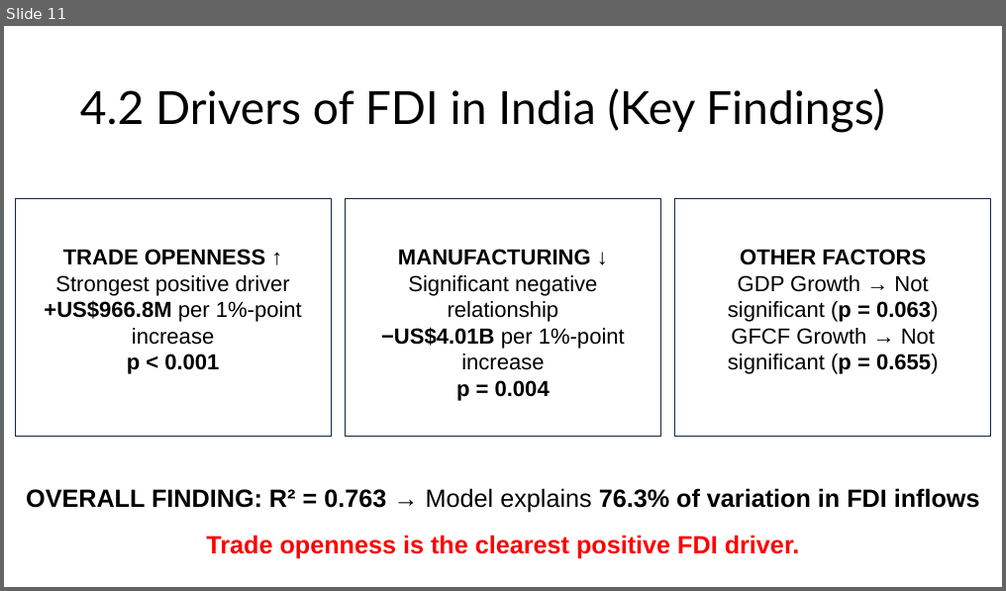
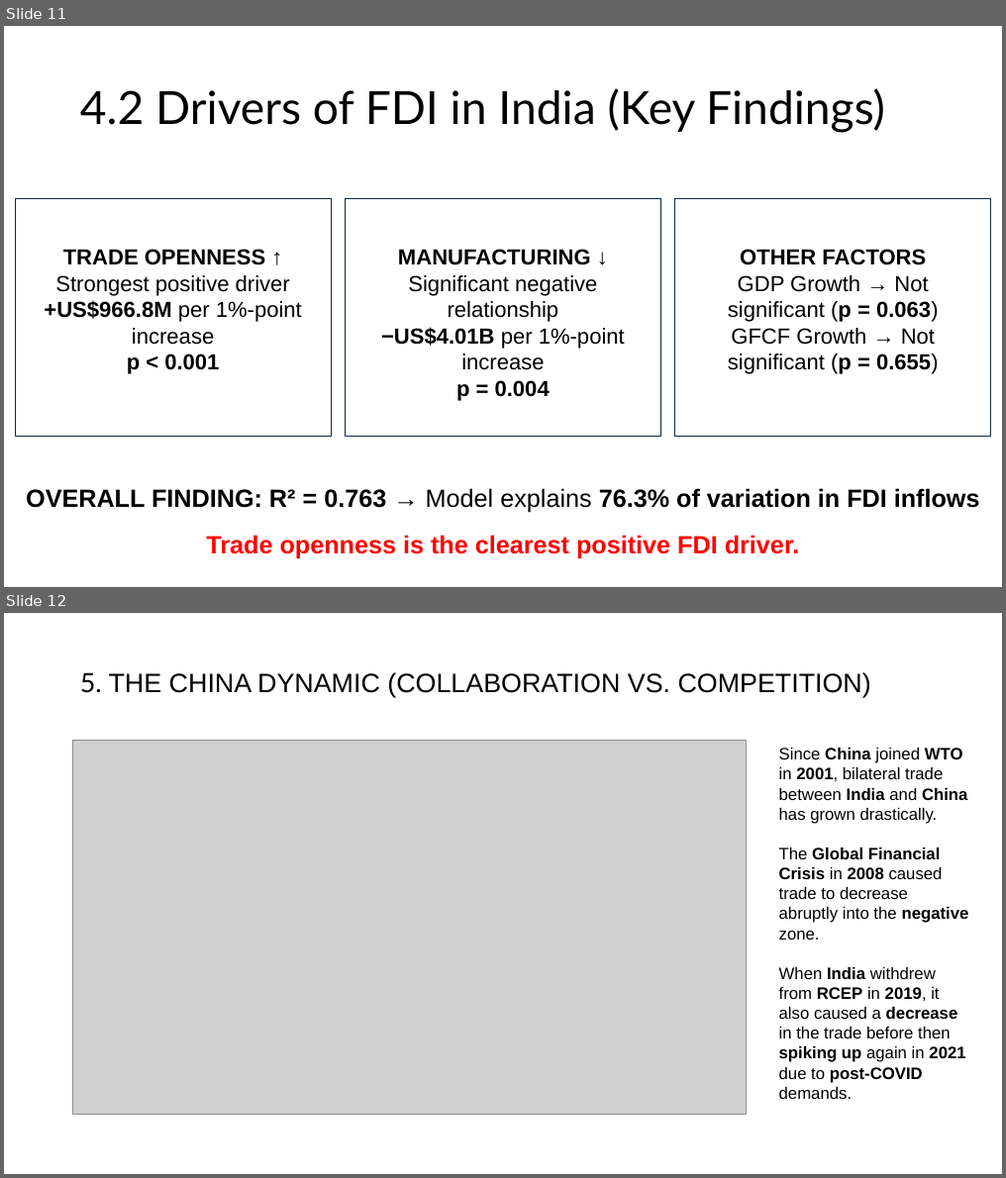
Before and after one commit to josephkohhh/SIM-UOW-Mods, a slide deck: ECON251/Assignment/T01_Group10_Presentation Slides.pptx. Shown one above the other, each under a label of ours: slide 11 before the commit, slides 11 and 12 after it. The pictures are 1006x591 and 1006x1178 pixels, drawn with LibreOffice and Linux fonts; fonts in the diff are those of the drawing; grey boxes stand for pictures. Boxes give left, top, right and bottom in pixels: in the first picture for what was removed or moved away, otherwise in the second. Text is boxed around its words. In the diff, an @@ line names an element or a change of style, - is before the commit and + after.

```diff
--- a/ECON251/Assignment/T01_Group10_Presentation Slides.pptx
+++ b/ECON251/Assignment/T01_Group10_Presentation Slides.pptx
@@ slide 12 added at (4, 613, 1002, 1174), background #FFFFFF @@
@@ title added at (80, 672, 871, 697), 25.6 pt, text #000000 @@
+5. THE CHINA DYNAMIC (COLLABORATION VS. COMPETITION)
@@ picture added at (73, 741, 746, 1115) @@
@@ text added at (779, 748, 969, 1099), 16 pt, text #000000 @@
+Since China joined WTO in 2001, bilateral trade between India and China has grown drastically.
+The Global Financial Crisis in 2008 caused trade to decrease abruptly into the negative zone.
+When India withdrew from RCEP in 2019, it also caused a decrease in the trade before then spiking up again in 2021 due to post-COVID demands.
```
Also in this commit, not shown: 1 slide changed, 1 slide removed, 1 other file.
